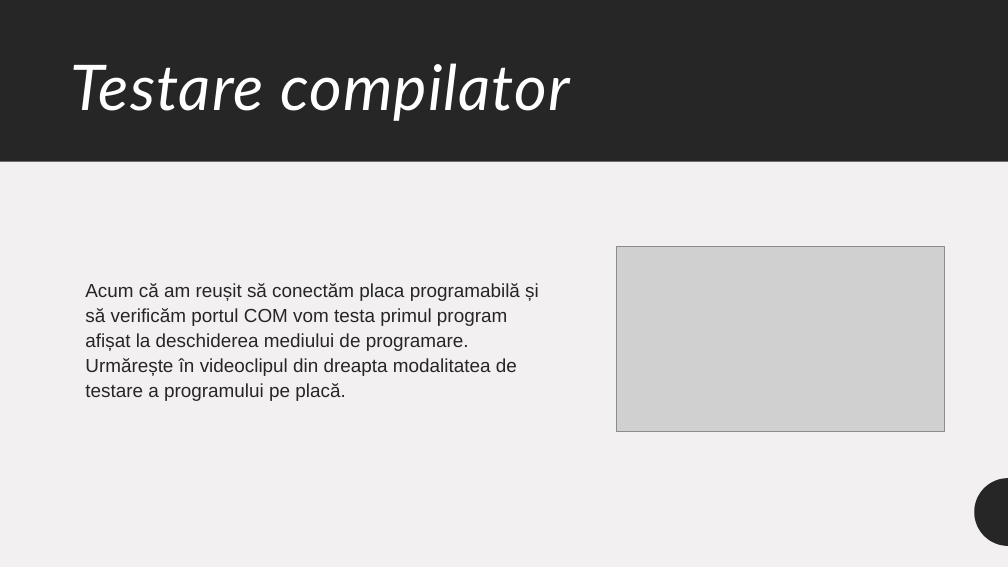
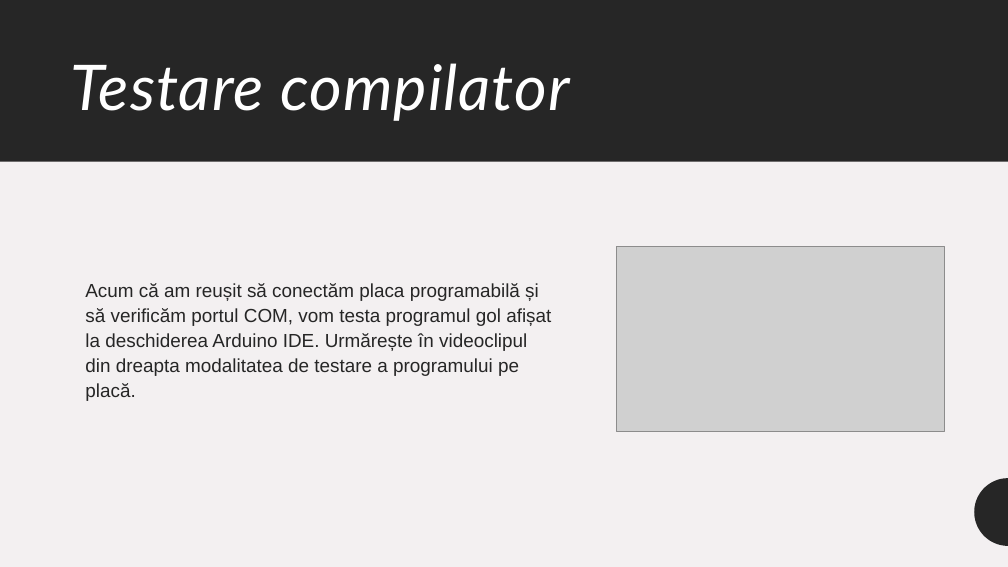
Before and after one commit to mihai-dulgheru/BazelePlaciiProgramabile, a slide deck: slide 11 of Bazele plăcii programabile.pptx. Drawn at 1008x567 pixels with LibreOffice and Linux fonts; fonts in the diff are those of the drawing; grey boxes stand for pictures. Boxes give left, top, right and bottom in pixels: in the first picture for what was removed or moved away, otherwise in the second. Text is boxed around its words. In the diff, an @@ line names an element or a change of style, - is before the commit and + after.

Commit message:
Prezentare: scheme de montaj, fără videoclip, conținut corectat
- Patru slide-uri noi după „Aplicații”, cu schemele de montaj noi
  (pasul 1, pasul 2, pașii 3-4, pasul 5), cu text alternativ.
- Slide-ul cu videoclipul demo e șters, ca și videoclipul din repo
  (prezentarea scade de la 8,7 MB la 1,5 MB).
- Corecturi de conținut: butonul reset repornește programul, pinii
  digitali și citesc, MiniCore e pachet de plăci (nu bibliotecă),
  regula de conectare a breadboard-ului, materialul rezistorului,
  anod/catod și rezistorul în serie la LED, setările din Tools.
- „Aplicații” listează pașii 1-5 ca în README, cu un singur font.
- Logo-ul Arduino are din nou imagine PNG de rezervă pentru
  aplicațiile care nu afișează SVG.
- PDF-ul e exportat din nou (25 de pagini).

```diff
--- a/Bazele plăcii programabile.pptx
+++ b/Bazele plăcii programabile.pptx
@@ text at (x1=85, y1=283, x2=551, y2=401): text changed @@
-Acum că am reușit să conectăm placa programabilă și să verificăm portul COM vom testa primul program afișat la deschiderea mediului de programare. Urmărește în videoclipul din dreapta modalitatea de testare a programului pe placă.
+Acum că am reușit să conectăm placa programabilă și să verificăm portul COM, vom testa programul gol afișat la deschiderea Arduino IDE. Urmărește în videoclipul din dreapta modalitatea de testare a programului pe placă.
```
Also in this commit, not shown: 14 other slides changed, 4 slides added, 1 slide removed, 1 other file.
